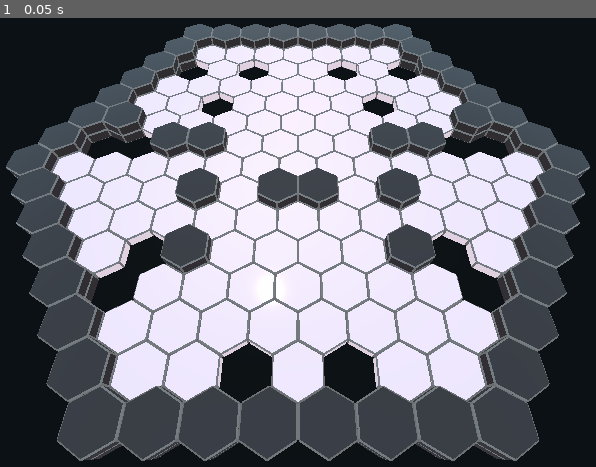
Above: before the commit, frame 1.
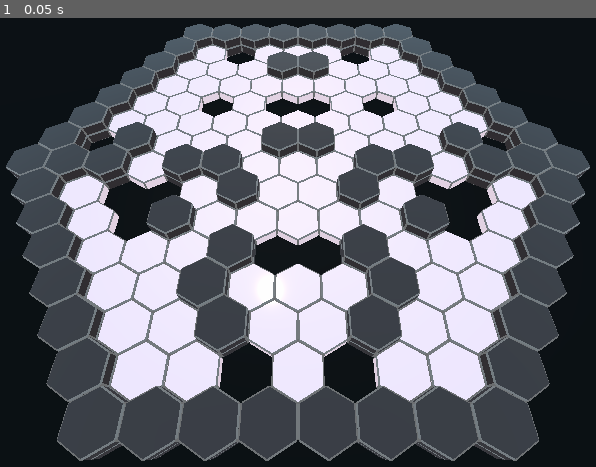
Above: after the commit, the same moment.

Repository: Tess-Qieu/Alakazam-Phoenix
Game: Godot game, scene res://Map.tscn
Two runs of this game, one before a commit and one after it. Both use one fixed random seed, a clock stepped at 60 frames per second and the inputs below.
Inputs:
- Up to frame 1 (0.05 s): no input

The runs differ from the first frame. In frame 1, 23% of the frame differs, in the area x 7-93%, y 6-76%.

Commit message:
Premier partie du viewport

Diff:
--- /dev/null
+++ b/HexGrid/BattleScreen.tscn
@@ -0,0 +1,51 @@
+[gd_scene load_steps=3 format=2]
+
+[ext_resource path="res://Map.tscn" type="PackedScene" id=1]
+[ext_resource path="res://ViewArena.gd" type="Script" id=2]
+
+[node name="BattleScreen" type="Control"]
+anchor_right = 1.0
+anchor_bottom = 1.0
+__meta__ = {
+"_edit_use_anchors_": false
+}
+
+[node name="HBoxContainer" type="HBoxContainer" parent="."]
+margin_right = 1024.0
+margin_bottom = 600.0
+size_flags_horizontal = 3
+size_flags_vertical = 3
+size_flags_stretch_ratio = 0.0
+__meta__ = {
+"_edit_use_anchors_": false
+}
+
+[node name="ViewArena" type="ViewportContainer" parent="HBoxContainer"]
+margin_right = 510.0
+margin_bottom = 600.0
+size_flags_horizontal = 3
+size_flags_vertical = 3
+stretch = true
+script = ExtResource( 2 )
+
+[node name="Viewport" type="Viewport" parent="HBoxContainer/ViewArena"]
+size = Vector2( 510, 600 )
+handle_input_locally = false
+msaa = 4
+render_target_update_mode = 3
+physics_object_picking = true
+
+[node name="Map" parent="HBoxContainer/ViewArena/Viewport" instance=ExtResource( 1 )]
+
+[node name="ViewStats" type="ViewportContainer" parent="HBoxContainer"]
+margin_left = 514.0
+margin_right = 1024.0
+margin_bottom = 600.0
+size_flags_horizontal = 3
+size_flags_vertical = 3
+stretch = true
+
+[node name="Viewport" type="Viewport" parent="HBoxContainer/ViewStats"]
+size = Vector2( 510, 600 )
+handle_input_locally = false
+render_target_update_mode = 3
--- a/HexGrid/Map.gd
+++ b/HexGrid/Map.gd
@@ -19,6 +19,12 @@
 	generate_grid()
 	generate_bordered_grid()
 	instance_map()
+
+func _process(_delta):
+	var mouse_position = get_viewport().get_mouse_position()
+	if is_rotation_camera_ask(mouse_position):
+		rotate_camera(mouse_position)
+	last_mouse_position = mouse_position
 
 func random_kind():
 	var value = rng.randf()
@@ -145,9 +151,3 @@
 	if Input.is_mouse_button_pressed(BUTTON_RIGHT) and mouse_position != last_mouse_position:
 		return true
 	return false
-
-func _physics_process(_delta):
-	var mouse_position = get_viewport().get_mouse_position()
-	if is_rotation_camera_ask(mouse_position):
-		rotate_camera(mouse_position)
-	last_mouse_position = mouse_position
--- a/HexGrid/Map.tscn
+++ b/HexGrid/Map.tscn
@@ -9,7 +9,7 @@
 [sub_resource type="SpatialMaterial" id=3]
 albedo_color = Color( 0, 0, 0, 1 )
 
-[node name="Spatial" type="Spatial"]
+[node name="Map" type="Spatial"]
 script = ExtResource( 1 )
 
 [node name="SpotLight" type="SpotLight" parent="."]
@@ -21,6 +21,7 @@
 
 [node name="Camera" type="Camera" parent="Origin"]
 transform = Transform( 1, 0, 0, 0, 0.5, 0.866025, 0, -0.866025, 0.5, 0, 12, 11 )
+current = true
 
 [node name="Floor" type="StaticBody" parent="."]
 transform = Transform( 50, 0, 0, 0, 1, 0, 0, 0, 50, 0, -1, 0 )
--- /dev/null
+++ b/HexGrid/ViewArena.gd
@@ -0,0 +1,7 @@
+extends ViewportContainer
+
+# Fix the object pickable problem with viewport
+func _input(event):
+	if event is InputEventMouse:
+		event.position -= rect_global_position
+	$Viewport.unhandled_input(event)
